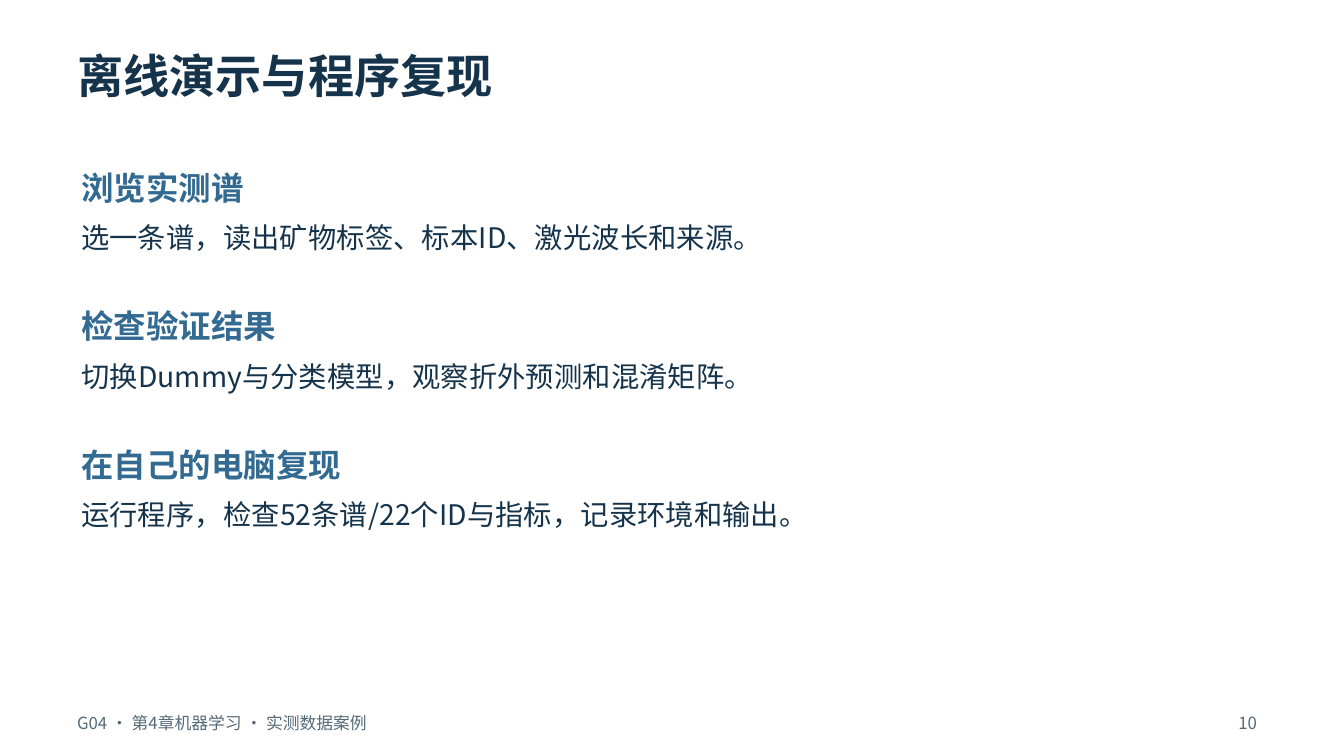
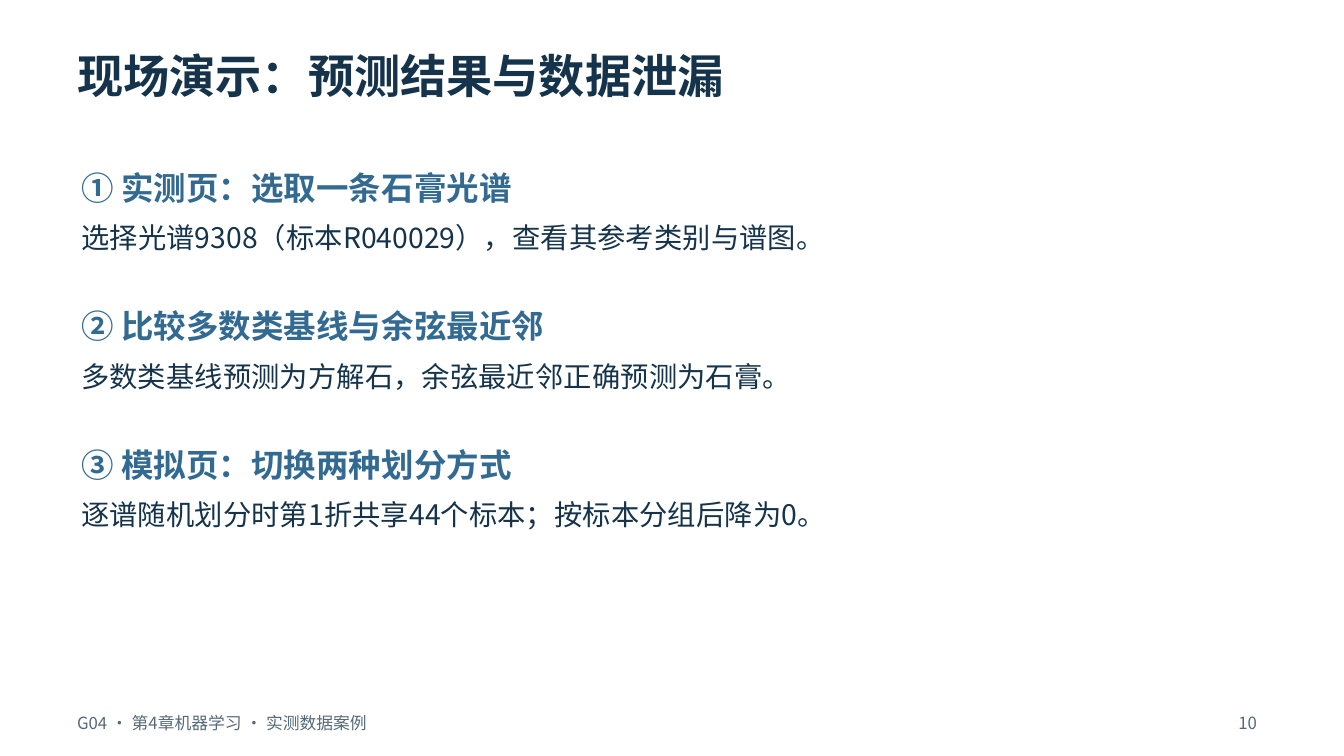
Before and after one commit to hachimi-rabbit/intelligent-analytical-chemistry, a slide deck: slide 10 of resources/annual/2026-2027/student-reports/ch04/G04-Raman-Real-Report.pptx. Drawn at 1344x756 pixels with LibreOffice and Linux fonts; fonts in the diff are those of the drawing. Boxes give left, top, right and bottom in pixels: in the first picture for what was removed or moved away, otherwise in the second. Text is boxed around its words. In the diff, an @@ line names an element or a change of style, - is before the commit and + after.

```diff
--- a/resources/annual/2026-2027/student-reports/ch04/G04-Raman-Real-Report.pptx
+++ b/resources/annual/2026-2027/student-reports/ch04/G04-Raman-Real-Report.pptx
@@ text at (77,53,724,97): text changed @@
-离线演示与程序复现
+现场演示：预测结果与数据泄漏
@@ text at (81,172,511,203): text changed @@
-浏览实测谱
+① 实测页：选取一条石膏光谱
@@ text at (81,224,824,251): text changed @@
-选一条谱，读出矿物标签、标本ID、激光波长和来源。
+选择光谱9308（标本R040029），查看其参考类别与谱图。
@@ text at (81,310,544,341): text changed @@
-检查验证结果
+② 比较多数类基线与余弦最近邻
@@ text at (81,363,791,390): text changed @@
-切换Dummy与分类模型，观察折外预测和混淆矩阵。
+多数类基线预测为方解石，余弦最近邻正确预测为石膏。
@@ text at (81,449,511,480): text changed @@
-在自己的电脑复现
+③ 模拟页：切换两种划分方式
@@ text at (81,501,825,530): text changed @@
-运行程序，检查52条谱/22个ID与指标，记录环境和输出。
+逐谱随机划分时第1折共享44个标本；按标本分组后降为0。
```
Also in this commit, not shown: 9 other slides changed, 2 slides added, 2 slides removed, 5 other files.
